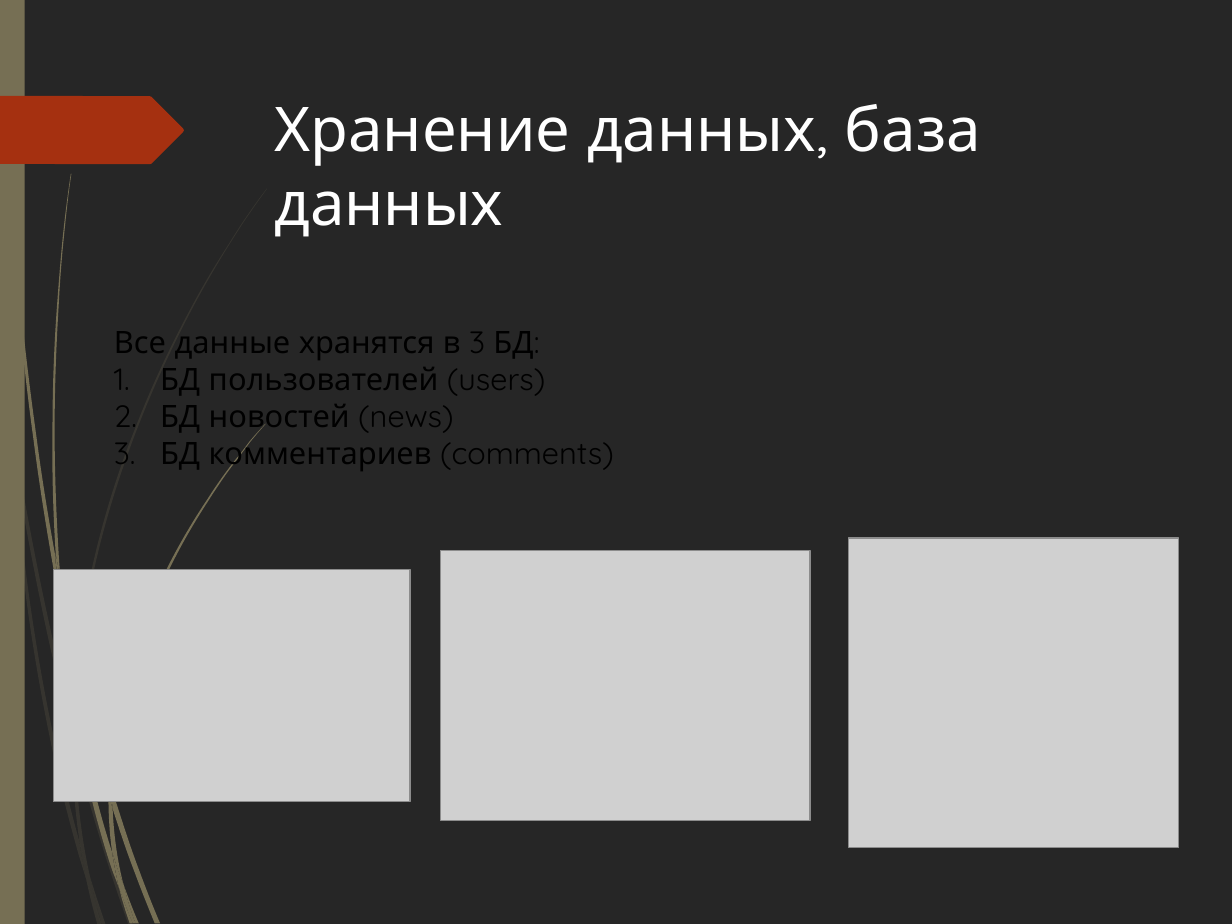
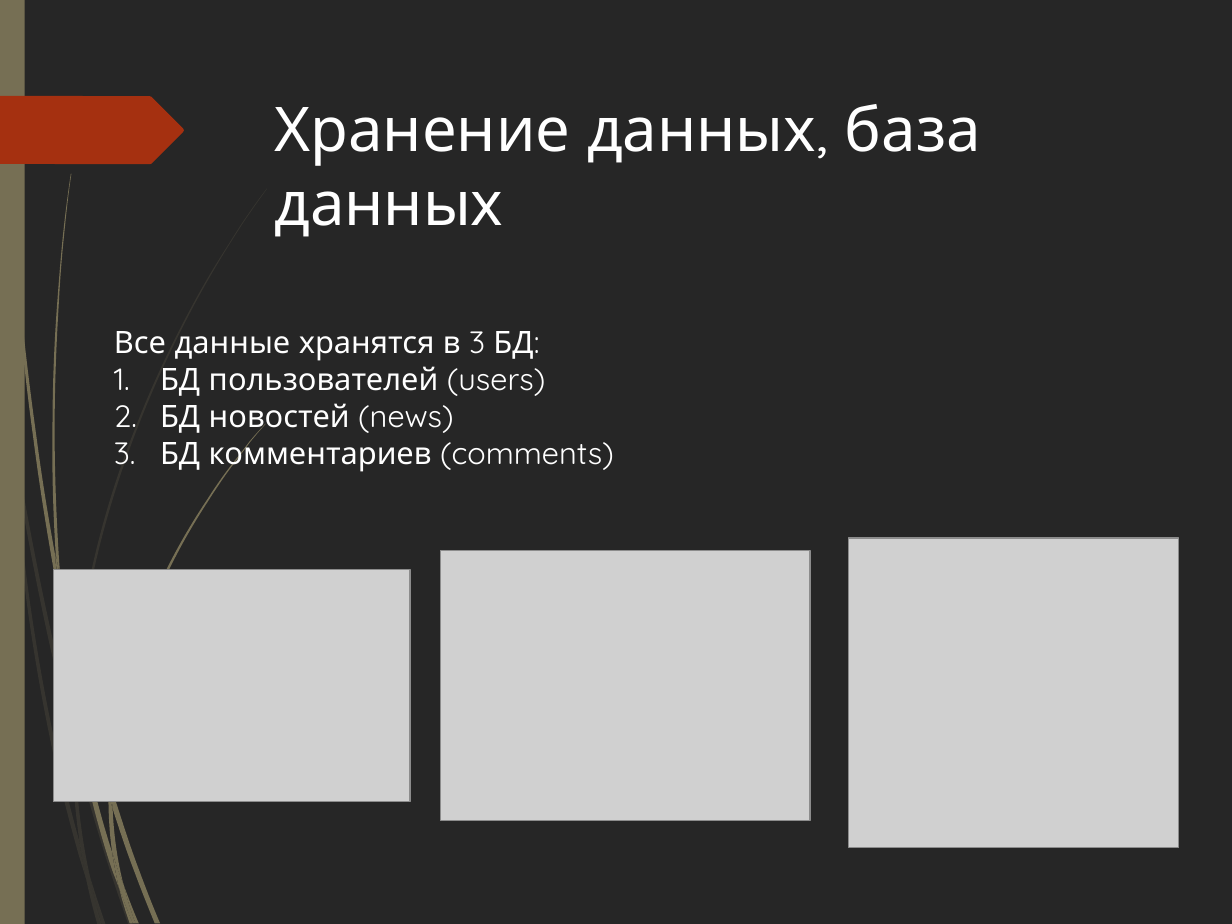
Before and after one commit to Nachille1/gamewiki, a slide deck: slide 5 of docs/Документация(v.2).pptx. Drawn at 1232x924 pixels with LibreOffice and Linux fonts; fonts in the diff are those of the drawing; grey boxes stand for pictures. Boxes give left, top, right and bottom in pixels: in the first picture for what was removed or moved away, otherwise in the second. Text is boxed around its words. In the diff, an @@ line names an element or a change of style, - is before the commit and + after.

Commit message:
Небольшое исправление презентации v.2

```diff
--- a/docs/Документация(v.2).pptx
+++ b/docs/Документация(v.2).pptx
@@ text "Все данные хранятся в 3 ..." at (114, 331, 614, 472): text colour #000000 to #FFFFFF @@
```
